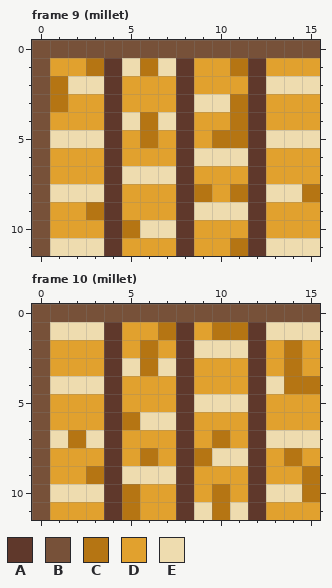
File history of a pixel-art file, art/decorations/ground.aseprite. The picture above is the old version.
16x12 pixels, 12 frames. Colours within 5 levels of each other are drawn and written as one. Shown: frame 9 (millet), frame 10 (millet). The commit also changed other frames, which this record leaves out.
Palette (. is transparent): A #5f382b  B #775139  C #b57513  D #e1a12e  E #eedcaf
Pixels before, frame 9 (millet), first column x 0:
 0 BBBBBBBBBBBBBBBB
 1 BDDCAECEADDCADDD
 2 BCEEADDDADDDAEEE
 3 BCDDADDDAEECADDD
 4 BDDDAECEADDCADDD
 5 BEEEADCDADCCAEEE
 6 BDDDADDDAEEEADDD
 7 BDDDAEEEADDDADDD
 8 BEEEADDDACDCAEEC
 9 BDDCADDDAEEEADDD
10 BDDDACEEADDDADDD
11 BEEEADDDADDCAEEE
Pixels before, frame 10 (millet), first column x 0:
 0 BBBBBBBBBBBBBBBB
 1 BEEEADDCADCCAEEE
 2 BDDDADCDAEEEADCD
 3 BDDDAECEADDDADCD
 4 BEEEADDDADDDAECC
 5 BDDDADDDAEEEADDD
 6 BDDDACEEADDDADDD
 7 BECEADDDADCDAEEE
 8 BDDDADCDACEEADCD
 9 BDDCAEEEADDDADDC
10 BEEEACDDADCDAEEC
11 BDDDACDDAECEADDD
After:
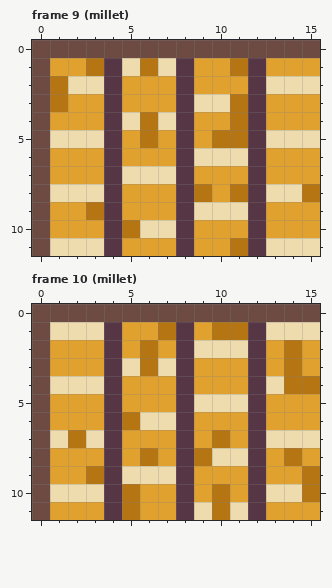
From old to new:
colour A: #5f382b -> #563545
colour B: #775139 -> #6d4b43
Where, in picture pixels (left, top, right, bottom), the same in both pictures:
changed: (32, 40, 320, 256)
changed: (32, 304, 320, 520)
